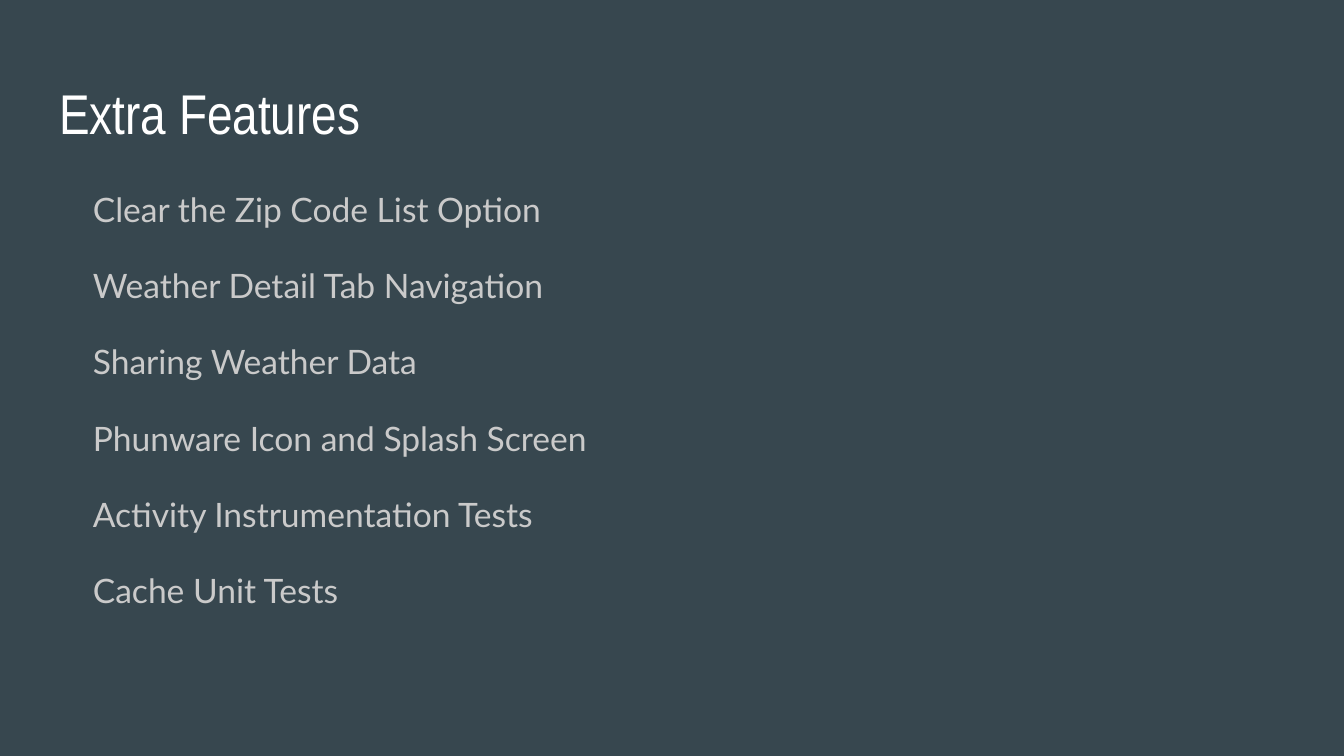
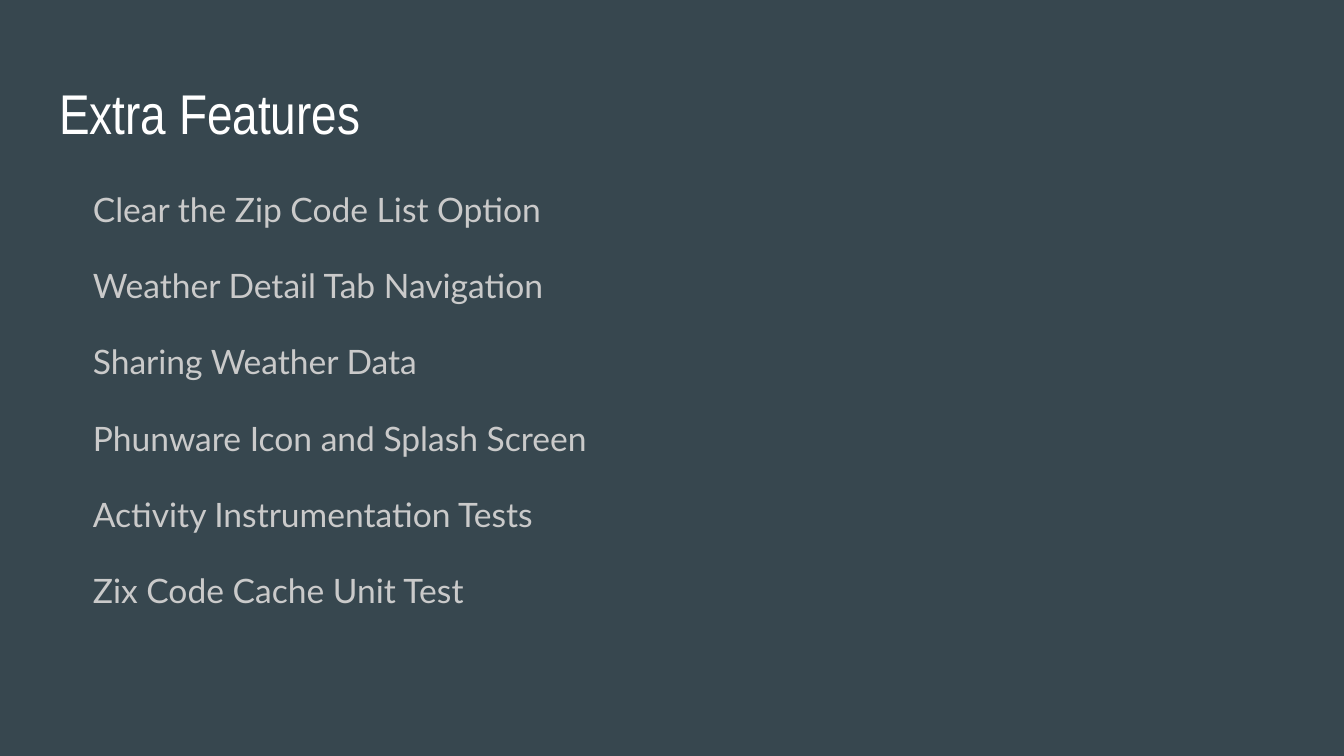
Before and after one commit to laurenyew/WeatherApp, a slide deck: slide 8 of Phunware_Weather_App_Presentation.pptx. Drawn at 1344x756 pixels with LibreOffice and Linux fonts; fonts in the diff are those of the drawing. Boxes give left, top, right and bottom in pixels: in the first picture for what was removed or moved away, otherwise in the second. Text is boxed around its words. In the diff, an @@ line names an element or a change of style, - is before the commit and + after.

```diff
--- a/Phunware_Weather_App_Presentation.pptx
+++ b/Phunware_Weather_App_Presentation.pptx
@@ text at bbox=[93, 578, 463, 603]: text changed @@
-Cache Unit Tests
+Zix Code Cache Unit Test
```
Also in this commit, not shown: 1 other slide changed, 1 other file.
